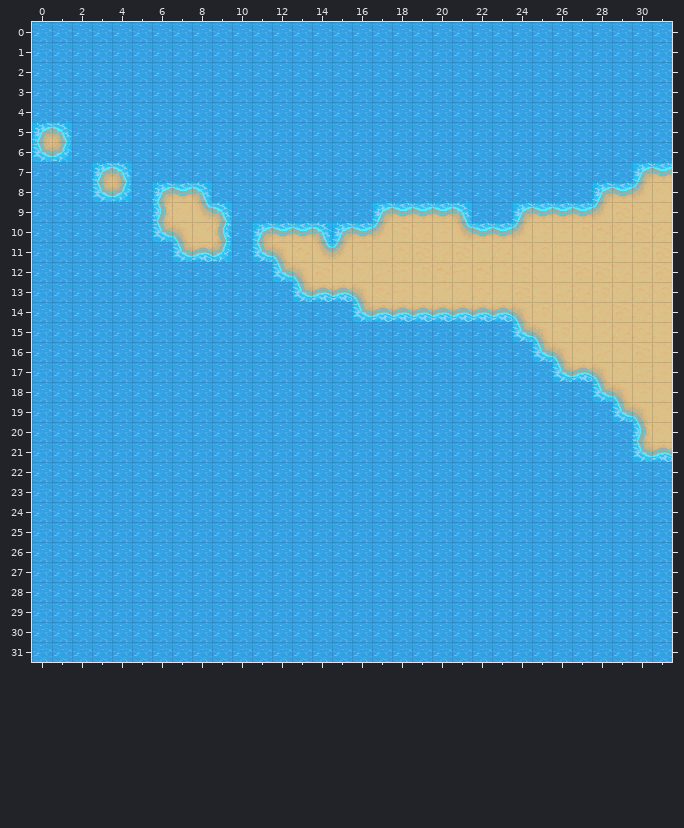
One commit to this Tiled map (JSON): public/maps/chunks/0_2.tmj. That is the earlier state.
Cells are 32x32 px. Shown: x 0..31, y 0..31.
Once edited:
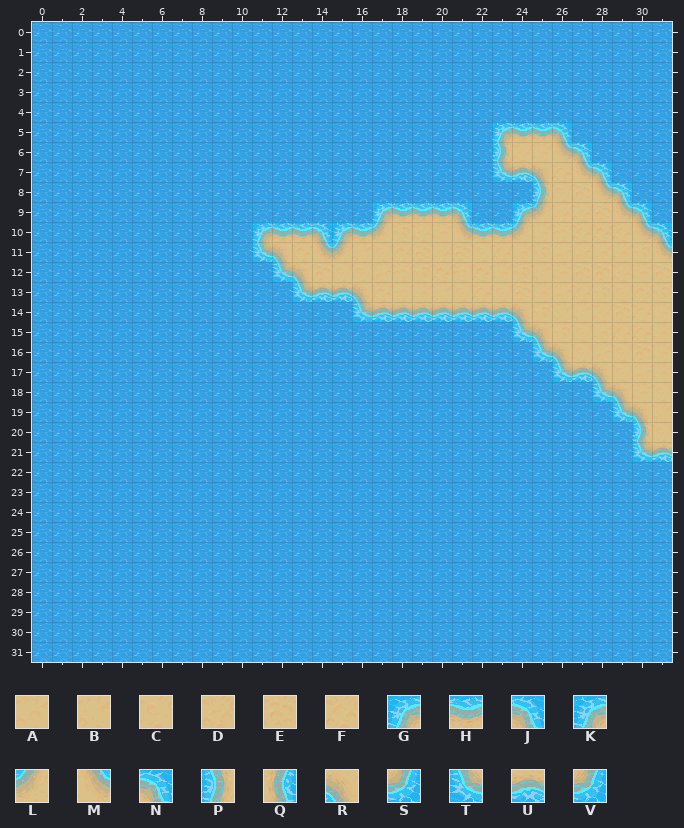
Key: from "beach - with thick foam": A 1, B 2, C 4, D 6, E 9, F 11, G 35, H 36, J 37, K 68, L 69, M 71, N 72, P 102, Q 106, R 137, S 140, T 171, U 172, V 173.
_ is an empty cell.
Changes in this commit:
Layer "beach":
y 5: x 0..1 KJ -> __; x 23..26 ____ -> KHHJ
y 6: x 0..1 TS -> __; x 23..27 _____ -> PDAMN
y 7: x 3..4 KJ -> __; x 23..28 ______ -> TURFMN; x 30..31 GH -> __
y 8: x 3..4 TV -> __; x 6..8 KHJ -> ___; x 25..31 ___KHLC -> PCEMN__
y 9: x 6..9 PCMJ -> ____; x 25..31 HHHLEFC -> LDDEMN_
y 10: x 6..9 TRBQ -> ____; x 30..31 EF -> MJ
y 11: x 7..9 TUS -> ___; x 31 E -> M
